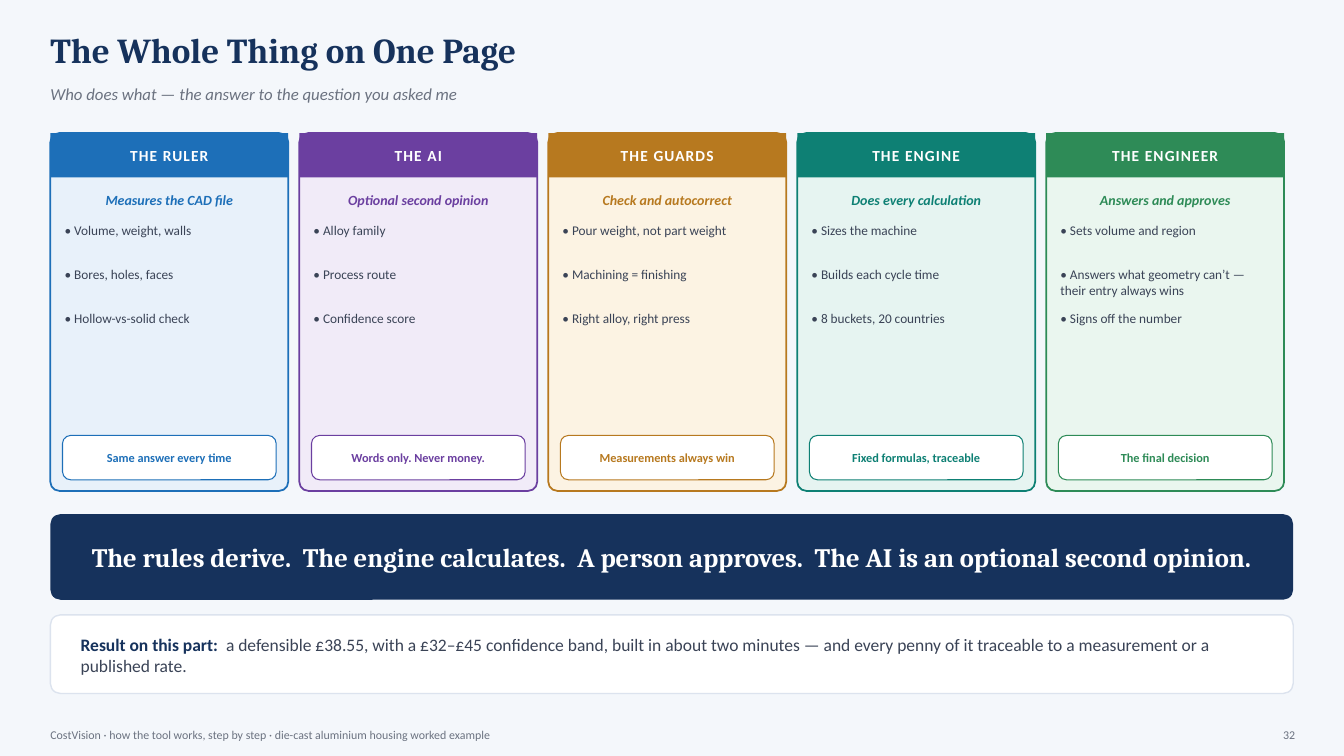
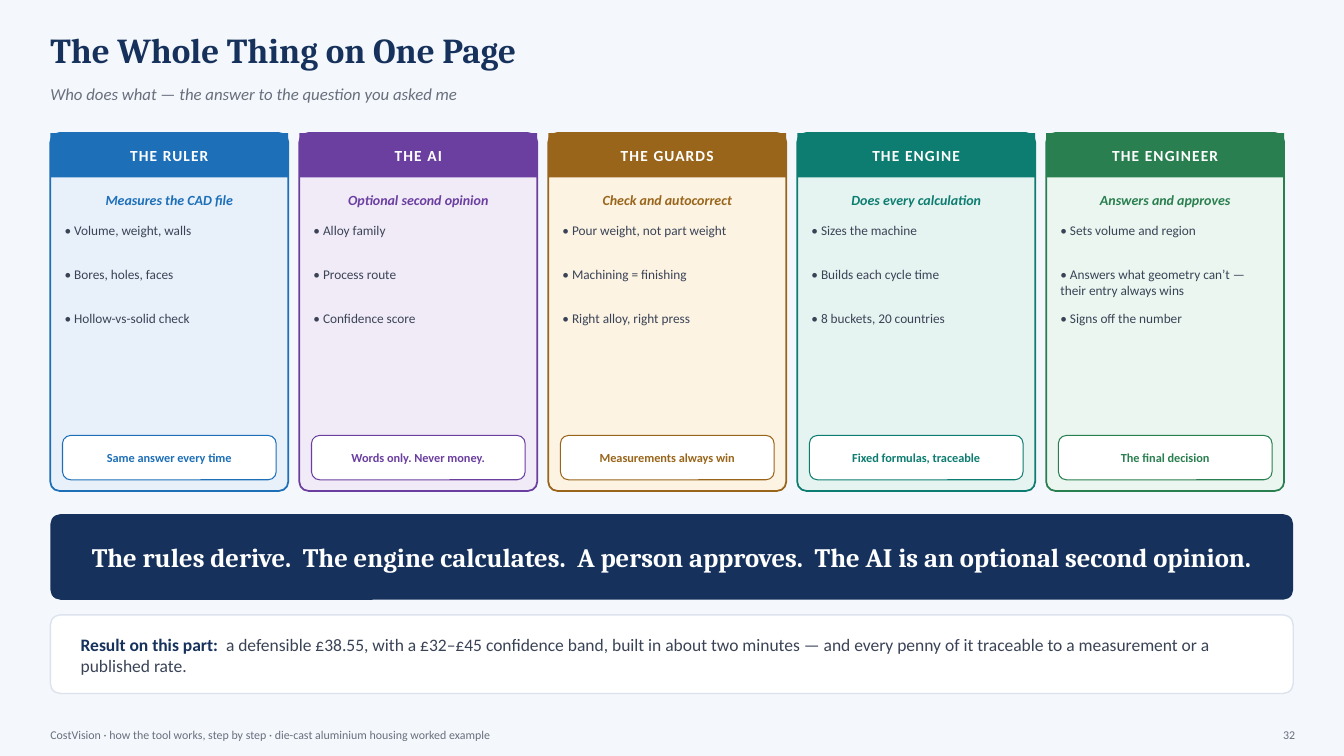
Before and after one commit to bhosaleavinash546/leamington-marathi, a slide deck: slide 32 of CostVision-Workflow-Explained.pptx. Drawn at 1344x756 pixels with LibreOffice and Linux fonts; fonts in the diff are those of the drawing. Boxes give left, top, right and bottom in pixels: in the first picture for what was removed or moved away, otherwise in the second. Text is boxed around its words. In the diff, an @@ line names an element or a change of style, - is before the commit and + after.

```diff
--- a/CostVision-Workflow-Explained.pptx
+++ b/CostVision-Workflow-Explained.pptx
@@ rounded rectangle at (x1=548, y1=133, x2=786, y2=491): outline #B7791F 1.25 pt to #99651A 1.25 pt @@
@@ rectangle at (x1=548, y1=133, x2=786, y2=177): fill #B7791F to #99651A @@
@@ text "Check and autocorrect" at (x1=603, y1=195, x2=732, y2=205): text colour #B7791F to #99651A @@
@@ rounded rectangle at (x1=561, y1=436, x2=774, y2=480): outline #B7791F 0.75 pt to #99651A 0.75 pt @@
@@ text "Measurements always win" at (x1=600, y1=453, x2=735, y2=464): text colour #B7791F to #99651A @@
```
Also in this commit, not shown: 56 other slides changed, 46 other files.
